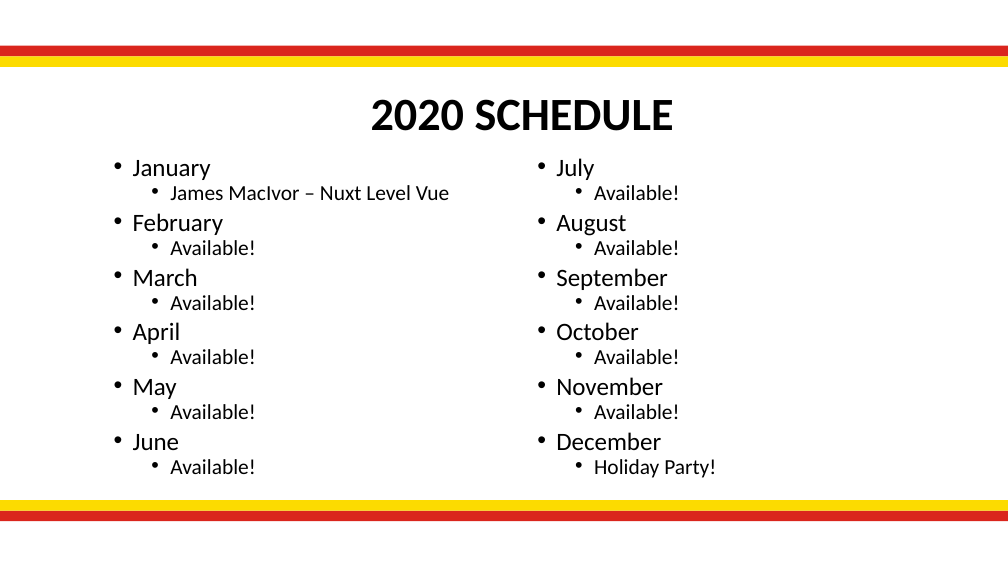
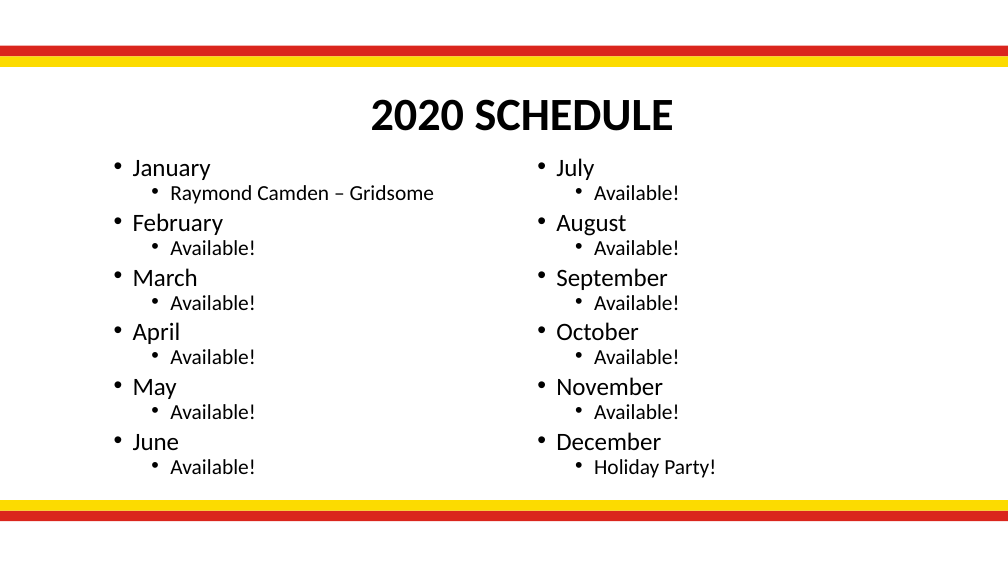
Before and after one commit to JavaScriptandFriends/VueMeetup, a slide deck: slide 6 of PreMeeting.pptx (slide 8 before the commit). Drawn at 1008x567 pixels with LibreOffice and Linux fonts; fonts in the diff are those of the drawing; background and template pictures are left out. Boxes give left, top, right and bottom in pixels: in the first picture for what was removed or moved away, otherwise in the second. Text is boxed around its words. In the diff, an @@ line names an element or a change of style, - is before the commit and + after.

```diff
--- a/PreMeeting.pptx
+++ b/PreMeeting.pptx
@@ text at bbox=[170, 185, 435, 204]: text changed @@
-  • James MacIvor – Nuxt Level Vue
+  • Raymond Camden – Gridsome
```
Also in this commit, not shown: 2 other slides changed, 2 slides removed.
